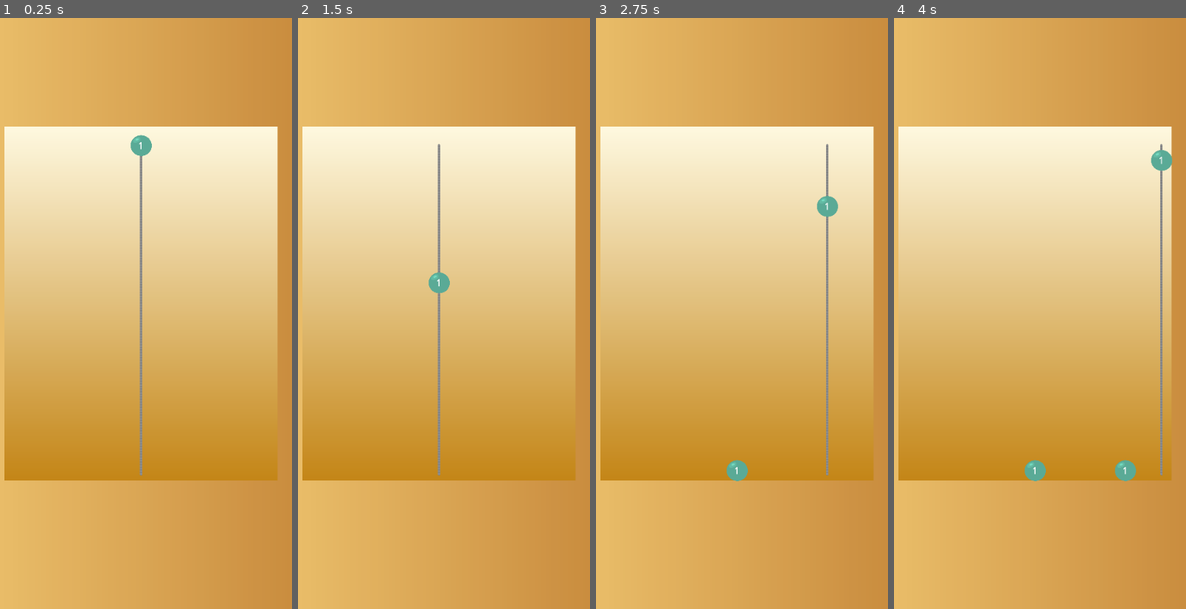
Above: before the commit, frames 1-4 (left to right).
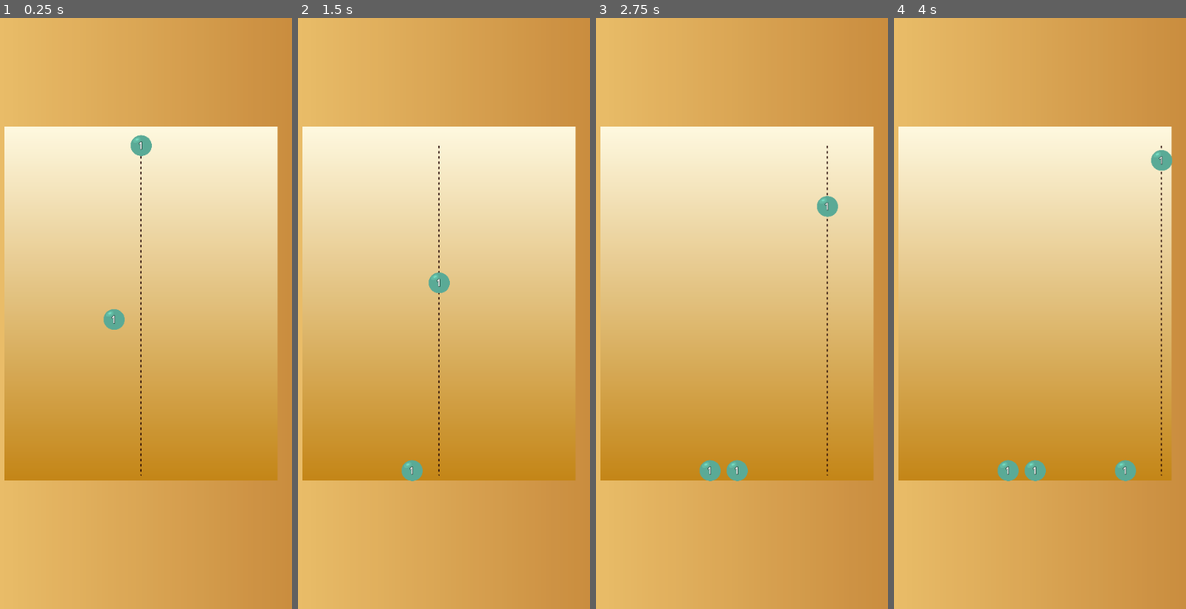
Above: after the commit, the same moments.

Repository: fteppe/ball-2048
Game: Godot game, scene res://MainMap.tscn
Same seed, same stepped clock (60 frames per second), same inputs: the game is played once before the commit and once after it.
Inputs (mouse positions are in pixels of both pictures, inside the frame that each line leads up to):
- Up to frame 1 (0.25 s): no input
- Up to frame 2 (1.5 s): move the mouse to (505, 283) at 0.52 s; click (505, 283) at 0.67 s; move the mouse to (379, 343) at 1.27 s; click (379, 343) at 1.42 s
- Up to frame 3 (2.75 s): move the mouse to (768, 183) at 2.02 s; click (768, 183) at 2.17 s
- Up to frame 4 (4 s): move the mouse to (1019, 431) at 2.77 s; click (1019, 431) at 2.92 s; move the mouse to (1124, 402) at 3.52 s; click (1124, 402) at 3.67 s

The runs differ from the first frame. In frame 1, 0.8% of the frame differs, in the area x 35-49%, y 20-78%; in frame 2, 0.7%; in frame 3, 0.6%; in frame 4, 0.6%.

Commit message:
adds juiciness with anim and particle effects

Diff:
--- a/Ball.tscn
+++ b/Ball.tscn
@@ -2,6 +2,7 @@
 
 [ext_resource type="Script" uid="uid://c2pok4qn5aaix" path="res://ball.gd" id="1_gk6bx"]
 [ext_resource type="Texture2D" uid="uid://cpav1ukl5atp5" path="res://Ball.png" id="2_lww6v"]
+[ext_resource type="Texture2D" uid="uid://n4qt68lfitba" path="res://smoke.png" id="3_3tj6u"]
 
 [sub_resource type="PhysicsMaterial" id="PhysicsMaterial_lww6v"]
 friction = 0.6
@@ -13,6 +14,50 @@
 
 [sub_resource type="LabelSettings" id="LabelSettings_lww6v"]
 font_size = 50
+shadow_size = 10
+shadow_color = Color(0, 0, 0, 0.5803922)
+shadow_offset = Vector2(0, 0)
+
+[sub_resource type="Gradient" id="Gradient_3tj6u"]
+offsets = PackedFloat32Array(0, 0.74550897, 1)
+colors = PackedColorArray(1, 1, 1, 0, 1, 1, 1, 1, 1, 1, 1, 0)
+
+[sub_resource type="Animation" id="Animation_sr3km"]
+length = 0.001
+tracks/0/type = "value"
+tracks/0/imported = false
+tracks/0/enabled = true
+tracks/0/path = NodePath("VisualAnimRoot:scale")
+tracks/0/interp = 1
+tracks/0/loop_wrap = true
+tracks/0/keys = {
+"times": PackedFloat32Array(0),
+"transitions": PackedFloat32Array(1),
+"update": 0,
+"values": [Vector2(1, 1)]
+}
+
+[sub_resource type="Animation" id="Animation_3tj6u"]
+resource_name = "fuze_anim"
+length = 0.26666668
+tracks/0/type = "value"
+tracks/0/imported = false
+tracks/0/enabled = true
+tracks/0/path = NodePath("VisualAnimRoot:scale")
+tracks/0/interp = 1
+tracks/0/loop_wrap = true
+tracks/0/keys = {
+"times": PackedFloat32Array(0.033333335, 0.1, 0.26666668),
+"transitions": PackedFloat32Array(1, 1, 1),
+"update": 0,
+"values": [Vector2(1, 1), Vector2(1.5, 1.5), Vector2(1, 1)]
+}
+
+[sub_resource type="AnimationLibrary" id="AnimationLibrary_sr3km"]
+_data = {
+&"RESET": SubResource("Animation_sr3km"),
+&"fuze_anim": SubResource("Animation_3tj6u")
+}
 
 [node name="Ball" type="RigidBody2D" unique_id=1929847300 groups=["balls"]]
 physics_material_override = SubResource("PhysicsMaterial_lww6v")
@@ -27,12 +72,14 @@
 
 [node name="Visuals" type="Node2D" parent="." unique_id=81599087]
 
-[node name="Sprite2D" type="Sprite2D" parent="Visuals" unique_id=1224878001]
+[node name="VisualAnimRoot" type="Node2D" parent="Visuals" unique_id=1795948852]
+
+[node name="Sprite2D" type="Sprite2D" parent="Visuals/VisualAnimRoot" unique_id=1224878001]
 rotation = 1.7348574
 scale = Vector2(0.39925748, -0.4090889)
 texture = ExtResource("2_lww6v")
 
-[node name="Label" type="Label" parent="Visuals" unique_id=903129506]
+[node name="Label" type="Label" parent="Visuals/VisualAnimRoot" unique_id=903129506]
 offset_left = -35.0
 offset_top = -34.0
 offset_right = 46.0
@@ -44,4 +91,28 @@
 label_settings = SubResource("LabelSettings_lww6v")
 horizontal_alignment = 1
 
+[node name="CPUParticles2D" type="CPUParticles2D" parent="Visuals/VisualAnimRoot" unique_id=1188966069]
+emitting = false
+amount = 10
+texture = ExtResource("3_3tj6u")
+one_shot = true
+explosiveness = 1.0
+emission_shape = 6
+emission_ring_inner_radius = 55.0
+emission_ring_radius = 60.0
+gravity = Vector2(0, 0)
+angular_velocity_min = -38.5
+angular_velocity_max = 115.51
+radial_accel_min = 27.4
+radial_accel_max = 27.4
+angle_min = -694.5
+angle_max = 546.7
+scale_amount_min = 0.1
+scale_amount_max = 0.1
+color_ramp = SubResource("Gradient_3tj6u")
+
+[node name="AnimationPlayer" type="AnimationPlayer" parent="Visuals" unique_id=663053933]
+libraries/ = SubResource("AnimationLibrary_sr3km")
+speed_scale = 1.28
+
 [connection signal="body_entered" from="." to="." method="_on_body_entered"]
--- a/BallSpawner.tscn
+++ b/BallSpawner.tscn
@@ -1,17 +1,7 @@
 [gd_scene format=3 uid="uid://cxmrdjcdiqobc"]
 
 [ext_resource type="Script" uid="uid://cmws1wspjurql" path="res://ball_spawner.gd" id="1_l7i2t"]
-
-[sub_resource type="FastNoiseLite" id="FastNoiseLite_odsjh"]
-seed = 9
-frequency = 0.003
-
-[sub_resource type="NoiseTexture2D" id="NoiseTexture2D_odsjh"]
-width = 20
-height = 20
-noise = SubResource("FastNoiseLite_odsjh")
-seamless = true
-normalize = false
+[ext_resource type="Texture2D" uid="uid://dqbep68j100n5" path="res://dashed_line.png" id="2_khuw3"]
 
 [node name="BallSpawner" type="Node2D" unique_id=1389751439]
 script = ExtResource("1_l7i2t")
@@ -20,7 +10,7 @@
 texture_repeat = 2
 points = PackedVector2Array(0, 0, 0, 630)
 width = 5.0
-texture = SubResource("NoiseTexture2D_odsjh")
+texture = ExtResource("2_khuw3")
 texture_mode = 1
 begin_cap_mode = 2
 end_cap_mode = 2
--- a/MainMap.tscn
+++ b/MainMap.tscn
@@ -3,6 +3,7 @@
 [ext_resource type="Script" uid="uid://idlfv5j6fanp" path="res://main_map.gd" id="1_ifu8d"]
 [ext_resource type="PhysicsMaterial" uid="uid://cw1s4rm6ufa6y" path="res://ground_phy_material.tres" id="2_x4u1r"]
 [ext_resource type="PackedScene" uid="uid://cxmrdjcdiqobc" path="res://BallSpawner.tscn" id="3_cccdv"]
+[ext_resource type="PackedScene" uid="uid://jksh0yo7xda2" path="res://Ball.tscn" id="4_x4u1r"]
 
 [sub_resource type="Gradient" id="Gradient_x4u1r"]
 colors = PackedColorArray(0.6971134, 0.41006282, 0.12067657, 1, 0.9932057, 0.8604826, 0.5155607, 1)
@@ -69,3 +70,6 @@
 
 [node name="LeftSpawner" type="Node2D" parent="." unique_id=1135056190]
 position = Vector2(6, 0)
+
+[node name="Ball" parent="." unique_id=1929847300 instance=ExtResource("4_x4u1r")]
+position = Vector2(216, 308)
--- a/ball.gd
+++ b/ball.gd
@@ -10,22 +10,16 @@
 var initial_rotation : float
 var initial_collider_radius : float
 
-func disable_collider():
-	$CollisionShape2D.process_mode = Node.PROCESS_MODE_DISABLED
-
-func is_collider_disabled() -> bool:
-	return $CollisionShape2D.process_mode == Node.PROCESS_MODE_DISABLED
-
 func get_radius():
 	return ($CollisionShape2D.shape as CircleShape2D).radius
 
 func update_size_from_rank():
 	size = pow(2, rank - 1)
-	$Visuals/Label.text = str(size)
+	$Visuals/VisualAnimRoot/Label.text = str(size)
 	var radius_from_rank = sqrt(rank) * 0.4
 	($CollisionShape2D.shape as CircleShape2D).radius = radius_from_rank * initial_collider_radius
 	$Visuals.scale = Vector2(radius_from_rank, radius_from_rank)
-	$Visuals/Sprite2D.modulate = rank_colors[clamp(rank - 1, 0 , rank_colors.size() - 1)]
+	$Visuals/VisualAnimRoot/Sprite2D.modulate = rank_colors[clamp(rank - 1, 0 , rank_colors.size() - 1)]
 	self.set_mass(radius_from_rank * radius_from_rank)
 
 func rank_up(other_ball : Ball):
@@ -35,18 +29,22 @@
 	new_ball.angular_velocity = (self.angular_velocity + other_ball.angular_velocity) * 0.5
 
 	new_ball.rank = rank + 1
-	GameModeBall.ball_created.emit(new_ball)
-	new_ball.update_size_from_rank()
 	self.get_parent().call_deferred("add_child", new_ball)
-	self.disable_collider()
-	other_ball.disable_collider()
+	new_ball.on_ball_fused()
 	other_ball.queue_free()
 	self.queue_free()
+
+func on_ball_fused():
+	update_size_from_rank()
+	GameModeBall.ball_created.emit(self)
+	$Visuals/AnimationPlayer.play("fuze_anim")
+	$Visuals/VisualAnimRoot/CPUParticles2D.restart()
+
 
 
 # Called when the node enters the scene tree for the first time.
 func _ready():
-	initial_rotation = $Visuals/Sprite2D.global_rotation
+	initial_rotation = $Visuals/VisualAnimRoot/Sprite2D.global_rotation
 	initial_collider_radius = 50
 	update_size_from_rank()
 	pass # Replace with function body.
@@ -54,7 +52,7 @@
 
 # Called every frame. 'delta' is the elapsed time since the previous frame.
 func _process(delta):
-	$Visuals/Sprite2D.global_rotation = initial_rotation
+	$Visuals/VisualAnimRoot/Sprite2D.global_rotation = initial_rotation
 	pass
 
 
@@ -62,6 +60,6 @@
 func _on_body_entered(body : Variant):
 	if body is Ball:
 		var ball : Ball = body as Ball
-		if ball.rank == self.rank && !ball.is_collider_disabled() && !self.is_collider_disabled():
+		if ball.rank == self.rank && !ball.is_queued_for_deletion() && !self.is_queued_for_deletion():
 			rank_up(ball)
 	pass # Replace with function body.
Binary file added: dashed_line.png
Not shown, added: dashed_line.png.import
Not shown, added: export_presets.cfg
Binary file added: smoke.png
Not shown, added: smoke.png.import
